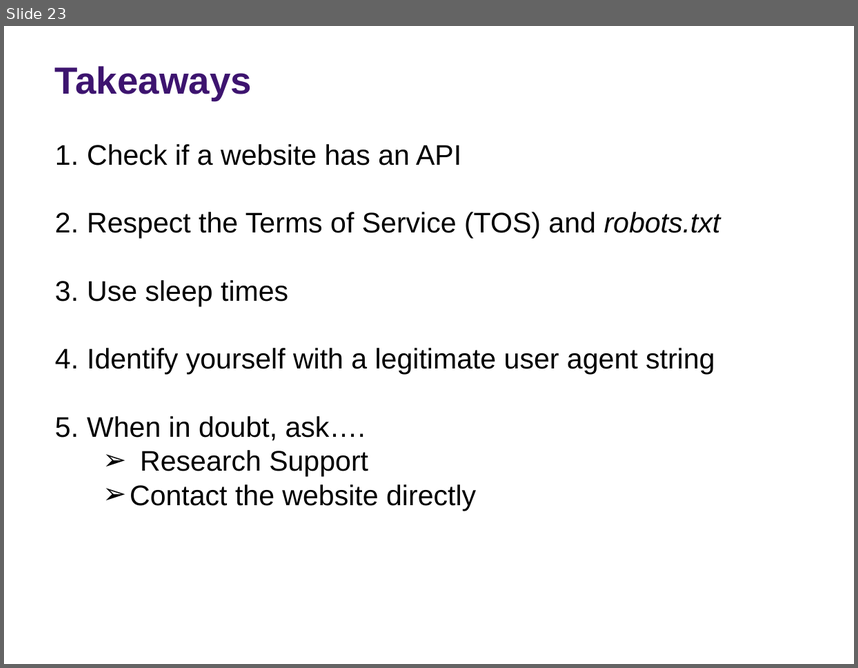
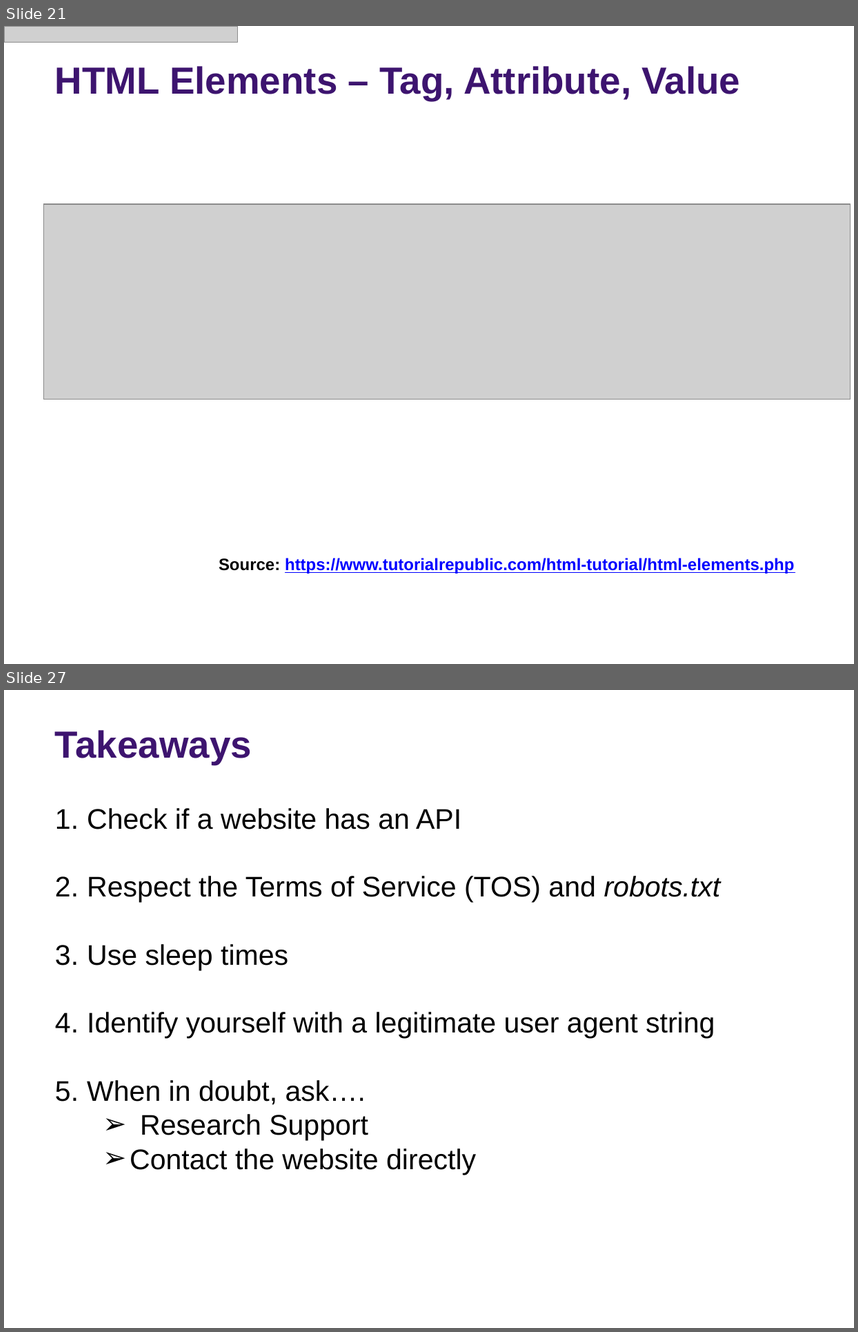
Before and after one commit to rs-kellogg/fellows_workshop, a slide deck: 2-harvest/Web_Harvesting.pptx. Shown one above the other, each under a label of ours: slide 23 before the commit, slides 21 and 27 after it; the slides between them are not shown. The pictures are 858x668 and 858x1332 pixels, drawn with LibreOffice and Linux fonts; fonts in the diff are those of the drawing; grey boxes stand for pictures; background and template pictures are left out. Boxes give left, top, right and bottom in pixels: in the first picture for what was removed or moved away, otherwise in the second. Text is boxed around its words. In the diff, an @@ line names an element or a change of style, - is before the commit and + after.

```diff
--- a/2-harvest/Web_Harvesting.pptx
+++ b/2-harvest/Web_Harvesting.pptx
@@ slide 21 added at (4,26,854,664), background picture (left out) @@
@@ picture added at (4,26,238,42) @@
@@ title added at (55,66,740,101), 32 pt, text #3D146F, bold @@
+HTML Elements – Tag, Attribute, Value
@@ picture added at (44,203,851,399) @@
@@ text added at (219,557,794,573), 14 pt, text #0000FF, bold, underline @@
+Source: https://www.tutorialrepublic.com/html-tutorial/html-elements.php
@@ page number added at (811,631,851,664), 10 pt, text #FFFFFF @@
+21
@@ what was slide 23 is now slide 27 @@
```
Also in this commit, not shown: 11 slides changed, 3 other slides added.
